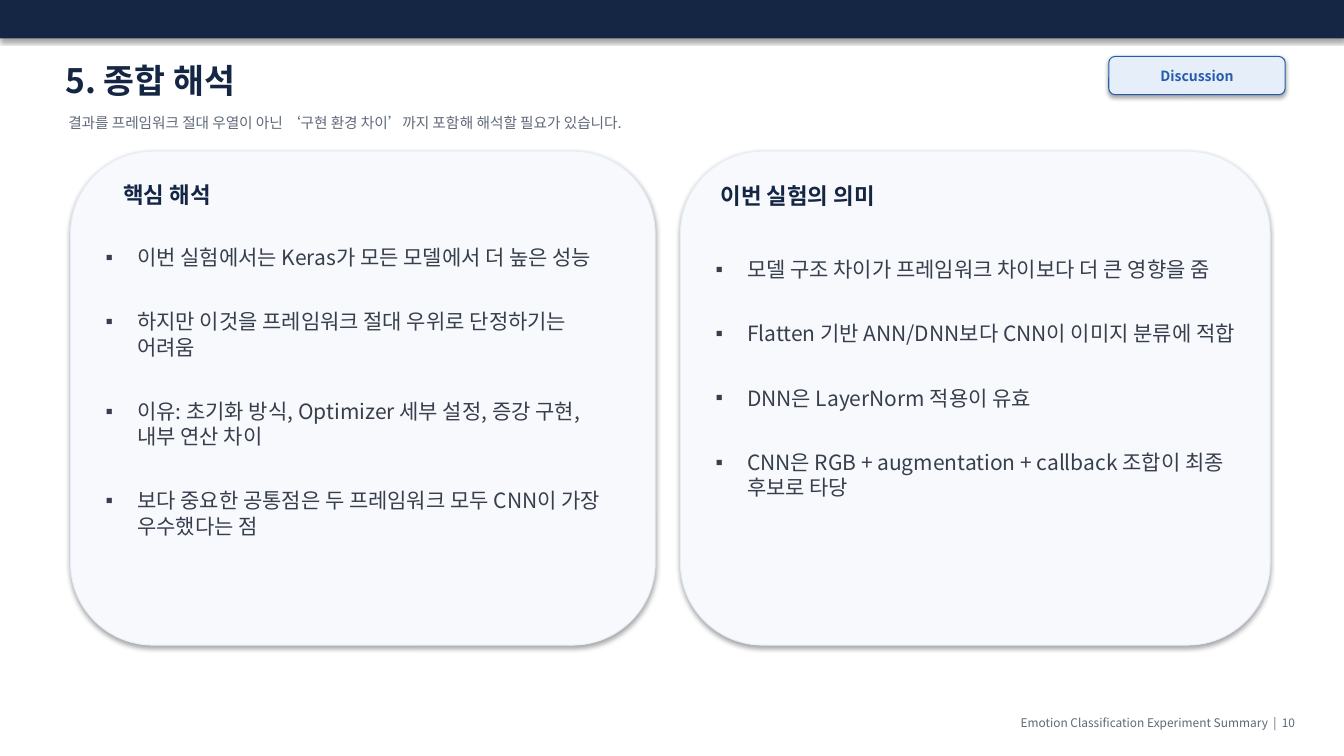
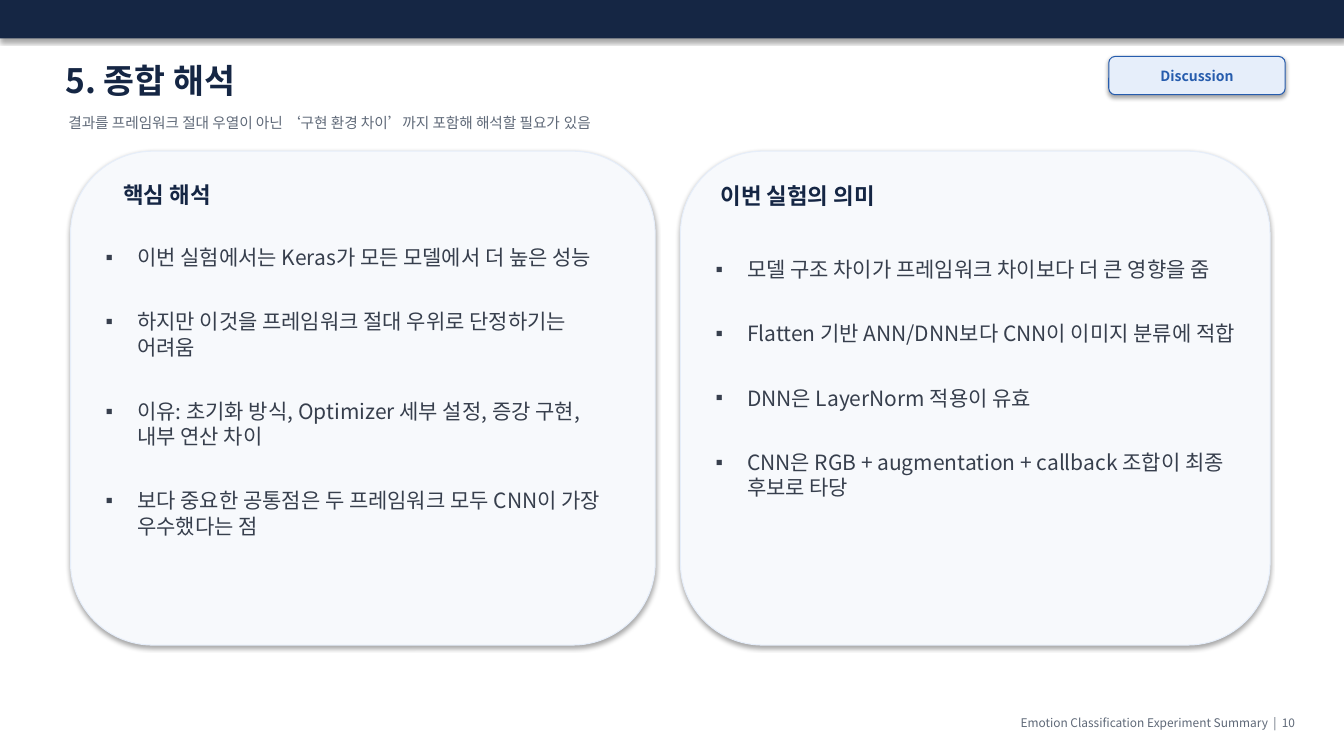
Before and after one commit to a38200-pixel/ANN_DNN_CNN_Architecture_Improvement, a slide deck: slide 13 of 어린이_감정분류_실험결과.pptx. Drawn at 1344x756 pixels with LibreOffice and Linux fonts; fonts in the diff are those of the drawing. Boxes give left, top, right and bottom in pixels: in the first picture for what was removed or moved away, otherwise in the second. Text is boxed around its words. In the diff, an @@ line names an element or a change of style, - is before the commit and + after.

```diff
--- a/어린이_감정분류_실험결과.pptx
+++ b/어린이_감정분류_실험결과.pptx
@@ text at <box>68,115,591,129</box>: text changed @@
-결과를 프레임워크 절대 우열이 아닌 ‘구현 환경 차이’까지 포함해 해석할 필요가 있습니다.
+결과를 프레임워크 절대 우열이 아닌 ‘구현 환경 차이’까지 포함해 해석할 필요가 있음
```
Also in this commit, not shown: 9 other slides changed.
